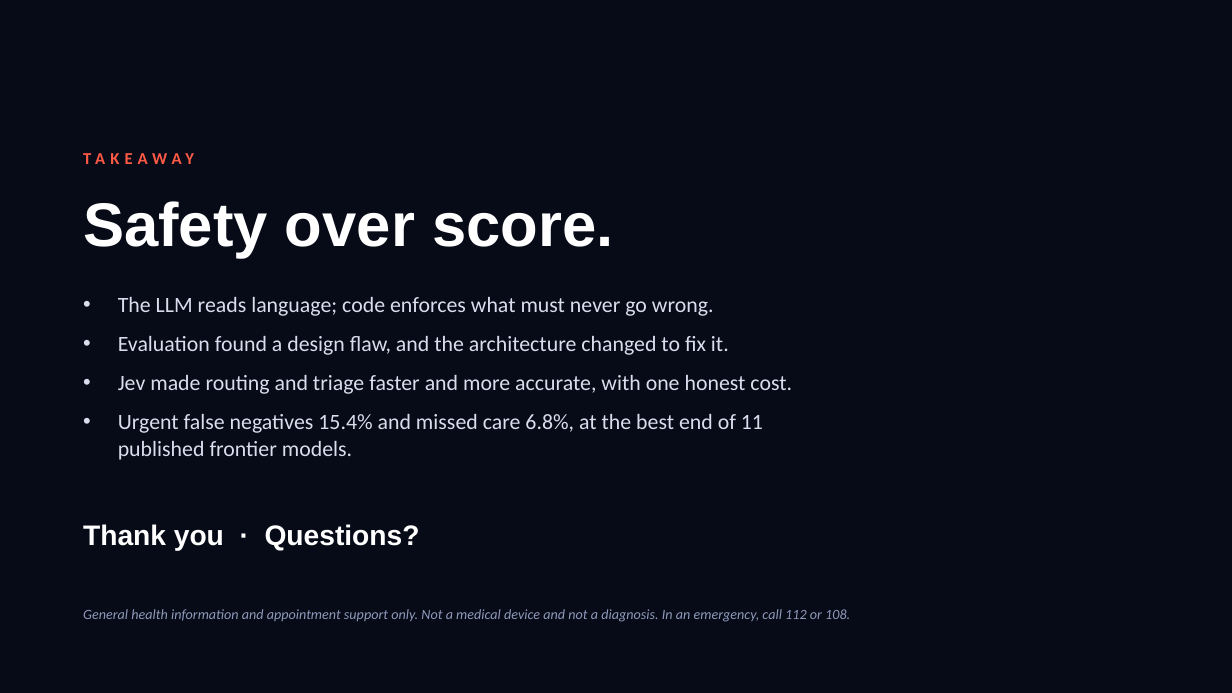
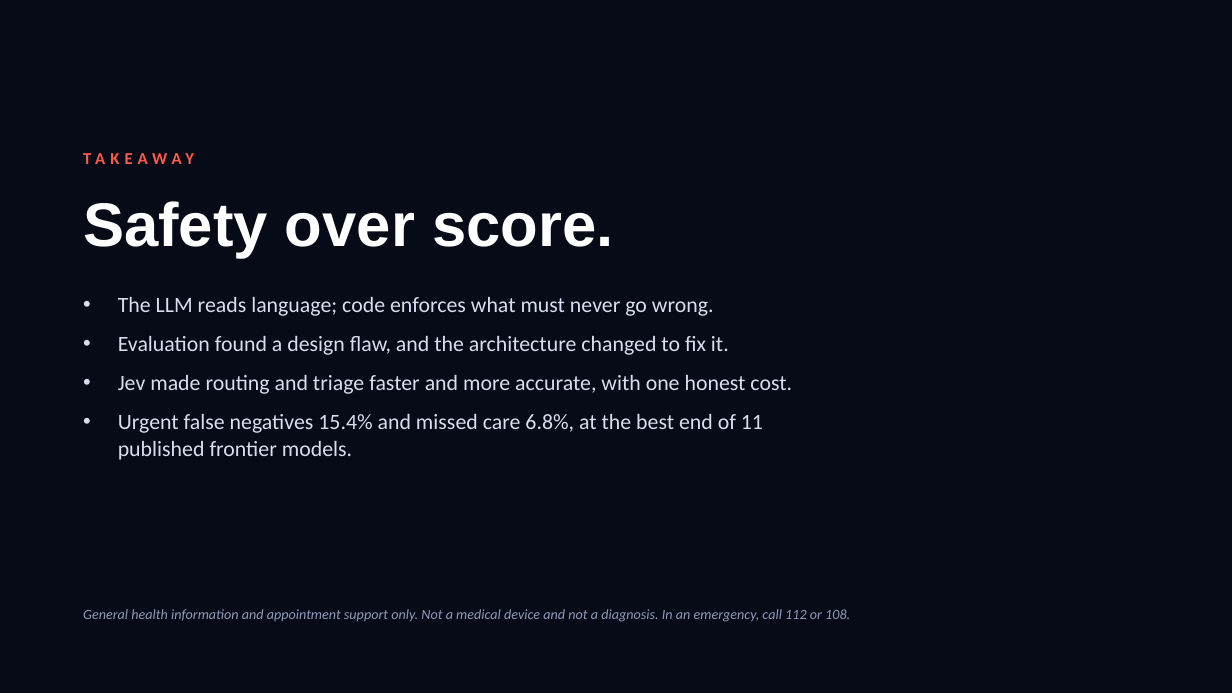
Before and after one commit to MASJV/ai-healthcare-triage-assistant, a slide deck: slide 26 of assets/docs/AI_Healthcare_Triage_Assistant.pptx. Drawn at 1232x693 pixels with LibreOffice and Linux fonts; fonts in the diff are those of the drawing; background and template pictures are left out. Boxes give left, top, right and bottom in pixels: in the first picture for what was removed or moved away, otherwise in the second. Text is boxed around its words. In the diff, an @@ line names an element or a change of style, - is before the commit and + after.

```diff
--- a/assets/docs/AI_Healthcare_Triage_Assistant.pptx
+++ b/assets/docs/AI_Healthcare_Triage_Assistant.pptx
@@ text removed at (83, 524, 420, 551) @@
-Thank you · Questions?
```
Also in this commit, not shown: 7 other slides changed, 5 other files.
